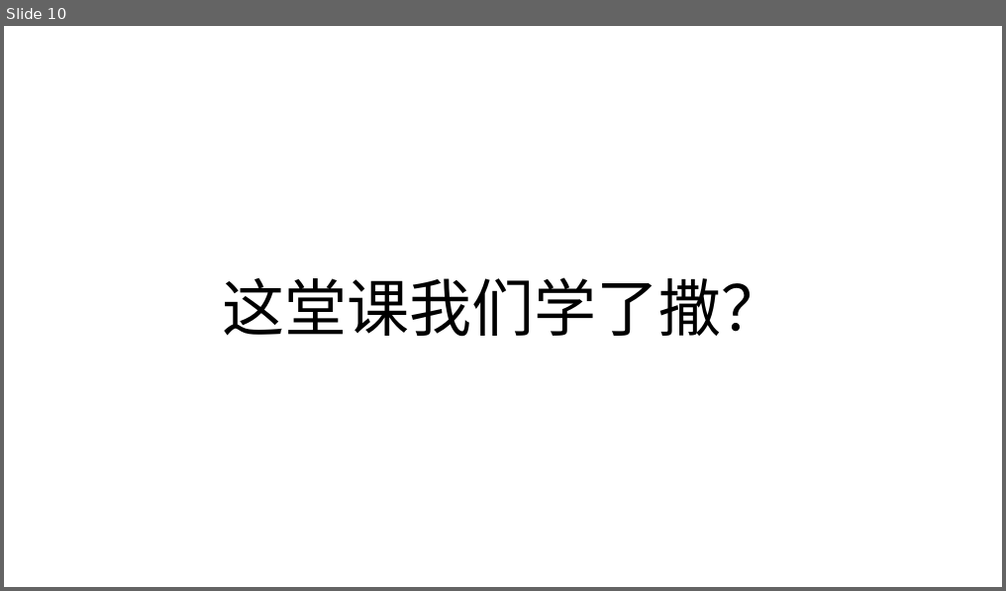
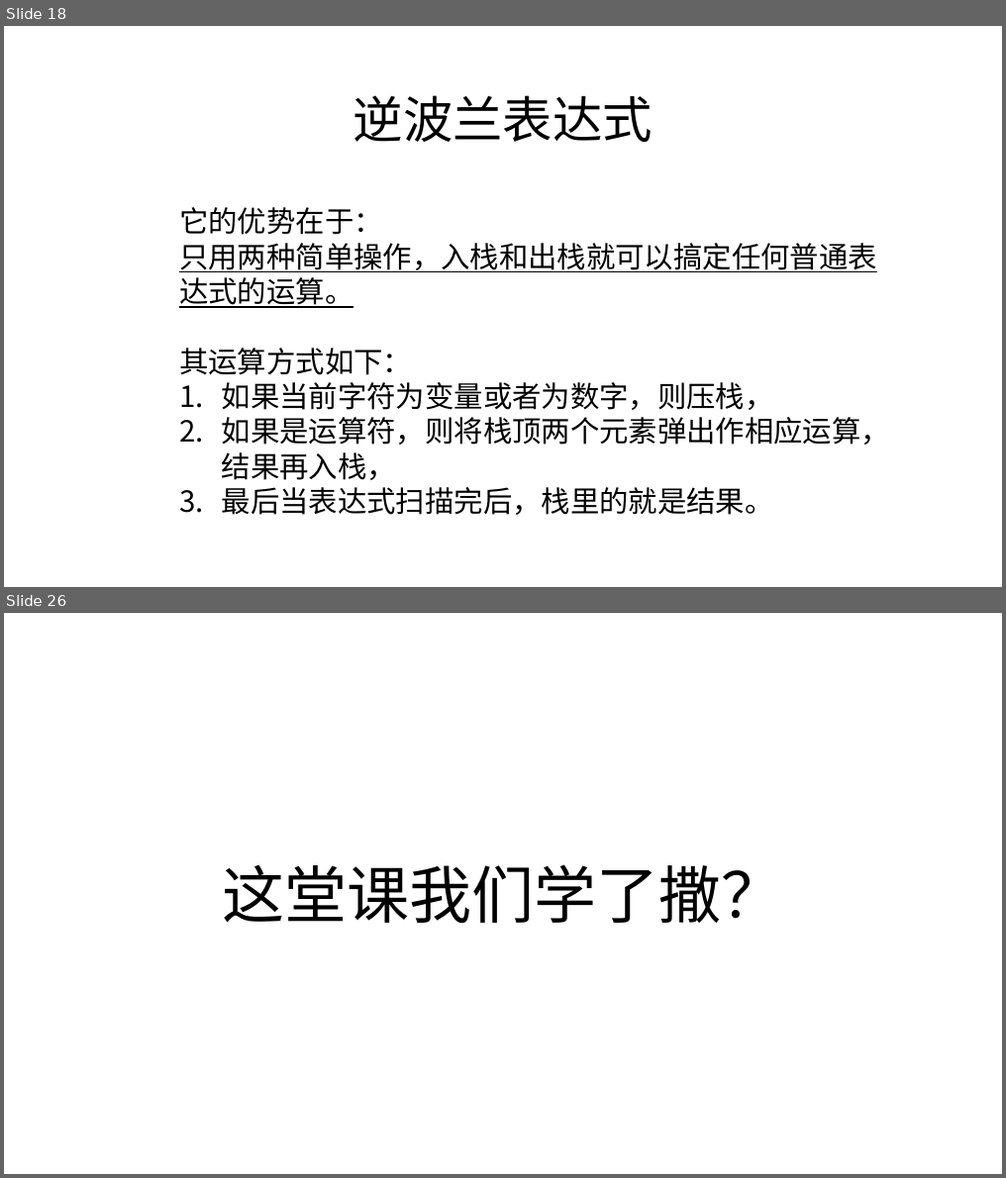
Before and after one commit to zjyesir/hmc_data_structure, a slide deck: ppt/3.1栈.pptx. Shown one above the other, each under a label of ours: slide 10 before the commit, slides 18 and 26 after it; the slides between them are not shown. The pictures are 1006x591 and 1006x1178 pixels, drawn with LibreOffice and Linux fonts; fonts in the diff are those of the drawing; background and template pictures are left out. Boxes give left, top, right and bottom in pixels: in the first picture for what was removed or moved away, otherwise in the second. Text is boxed around its words. In the diff, an @@ line names an element or a change of style, - is before the commit and + after.

```diff
--- a/ppt/3.1栈.pptx
+++ b/ppt/3.1栈.pptx
@@ slide 18 added at [4, 26, 1002, 587], background picture (left out) @@
@@ text added at [353, 95, 652, 142], 48 pt, text #000000 @@
+逆波兰表达式
@@ text added at [179, 207, 890, 515], 28 pt, text #000000 @@
+它的优势在于：
+只用两种简单操作，入栈和出栈就可以搞定任何普通表达式的运算。
+其运算方式如下：
+1. 如果当前字符为变量或者为数字，则压栈，
+2. 如果是运算符，则将栈顶两个元素弹出作相应运算，结果再入栈，
+3. 最后当表达式扫描完后，栈里的就是结果。
@@ what was slide 10 is now slide 26 @@
```
Also in this commit, not shown: 5 slides changed, 18 other slides added, 4 slides removed, 11 other files.
